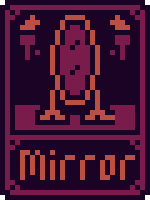
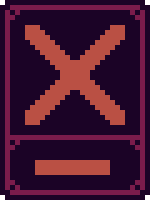
Layer changes from the first 150px x 200px image to the second:
added layer "Layer #9" above "Layer #8" over [25, 25, 125, 175]
hid group "Layer Group #2" (2 layers) over [15, 15, 135, 180]
